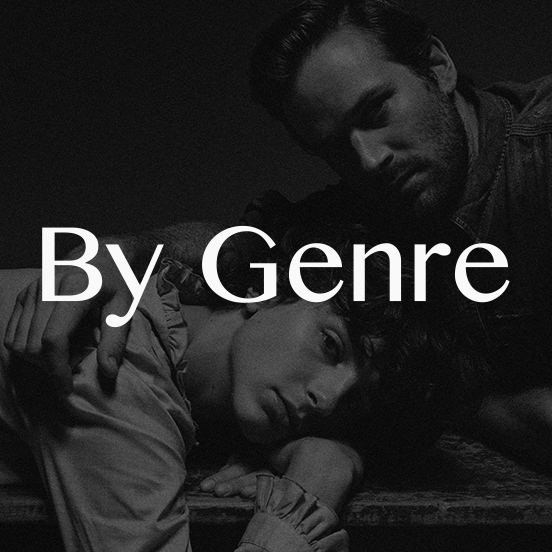
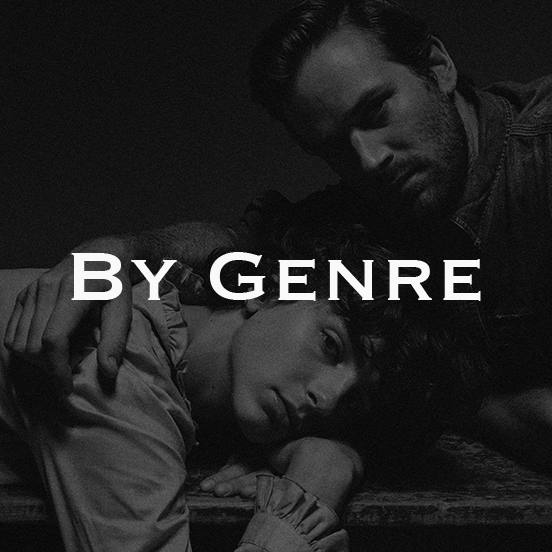
Two versions of the same layered image (552x552). Layer-by-layer changes:
painted on "By Genre" over [42, 225, 510, 328]
